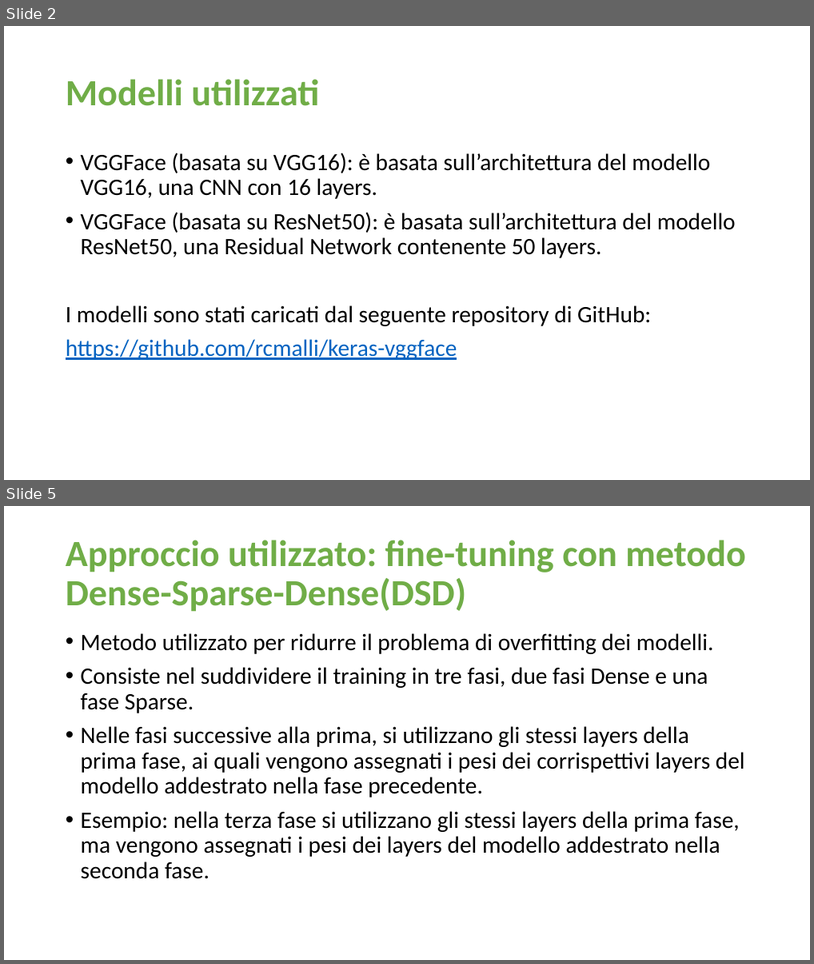
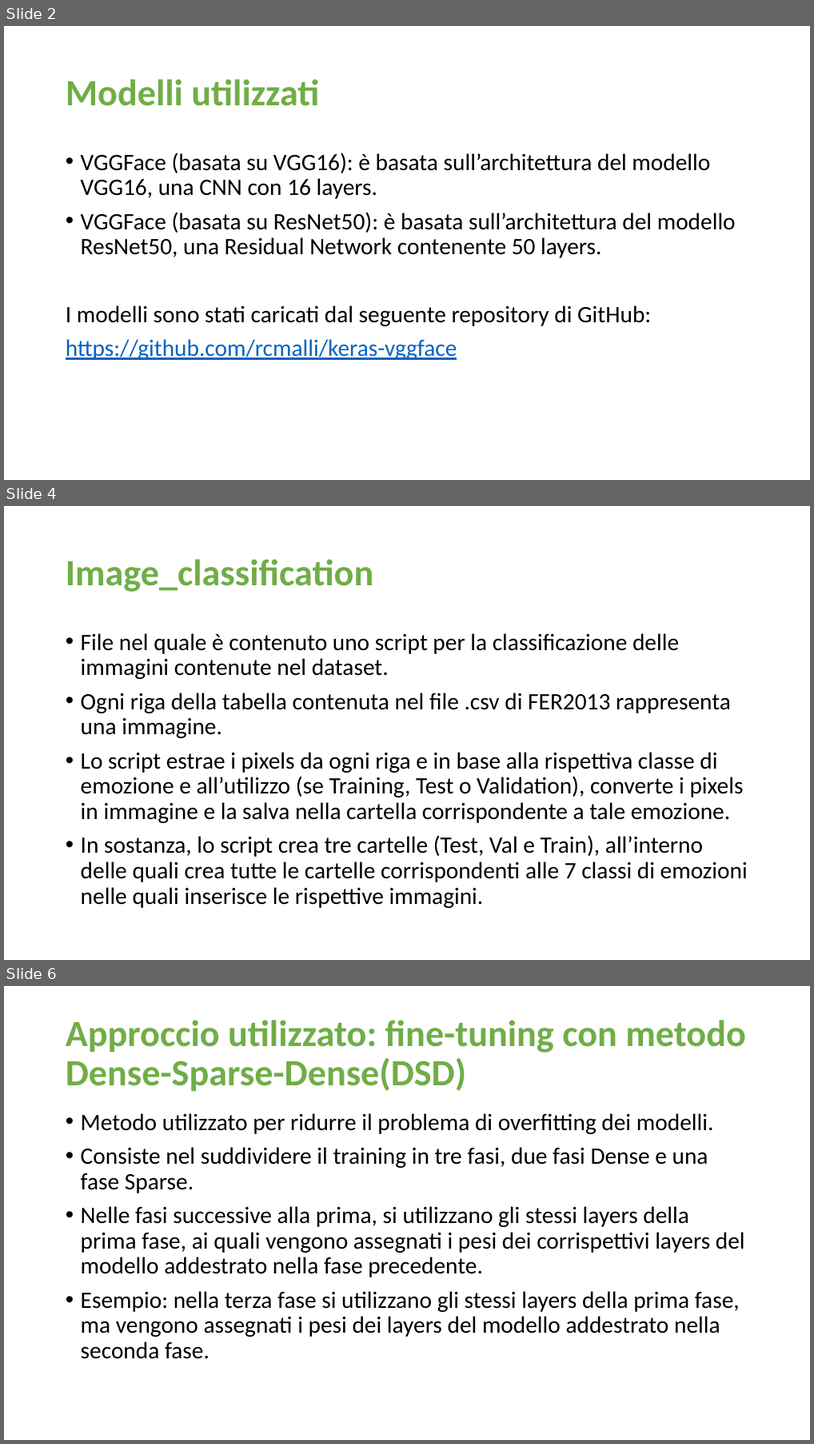
Before and after one commit to LopaneNicola/FaceDetection, a slide deck: documentazione/presentazione sys.pptx. Shown one above the other, each under a label of ours: slides 2 and 5 before the commit, slides 2, 4 and 6 after it; the slides between them are not shown. The pictures are 814x964 and 814x1444 pixels, drawn with LibreOffice and Linux fonts; fonts in the diff are those of the drawing. Boxes give left, top, right and bottom in pixels: in the first picture for what was removed or moved away, otherwise in the second. Text is boxed around its words. In the diff, an @@ line names an element or a change of style, - is before the commit and + after.

Commit message:
aggiunto image_classification

```diff
--- a/documentazione/presentazione sys.pptx
+++ b/documentazione/presentazione sys.pptx
@@ slide 4 added at box(4, 506, 810, 960), background #FFFFFF @@
@@ title added at box(66, 559, 374, 592), 44 pt, text #70AD47, bold @@
+Image_classification
@@ text added at box(81, 633, 748, 908), 28 pt, text #000000 @@
+• File nel quale è contenuto uno script per la classificazione delle immagini contenute nel dataset.
+• Ogni riga della tabella contenuta nel file .csv di FER2013 rappresenta una immagine.
+• Lo script estrae i pixels da ogni riga e in base alla rispettiva classe di emozione e all’utilizzo (se Training, Test o Validation), converte i pixels in immagine e la salva nella cartella corrispondente a tale emozione.
+• In sostanza, lo script crea tre cartelle (Test, Val e Train), all’interno delle quali crea tutte le cartelle corrispondenti alle 7 classi di emozioni nelle quali inserisce le rispettive immagini.
@@ what was slide 5 is now slide 6 @@
```
Also in this commit, not shown: 3 slides changed.
